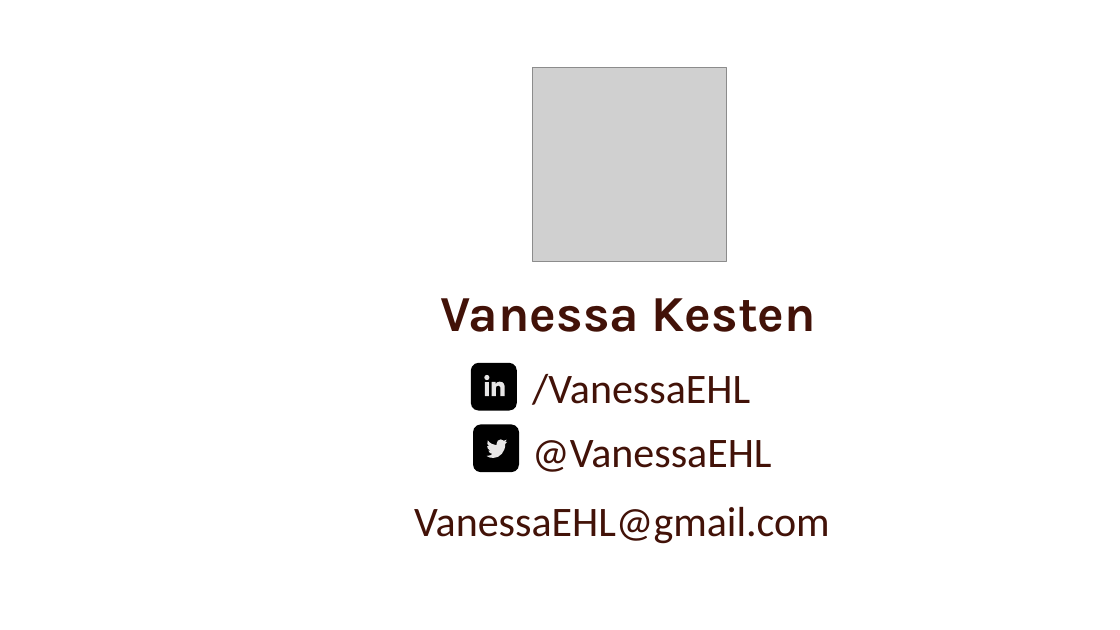
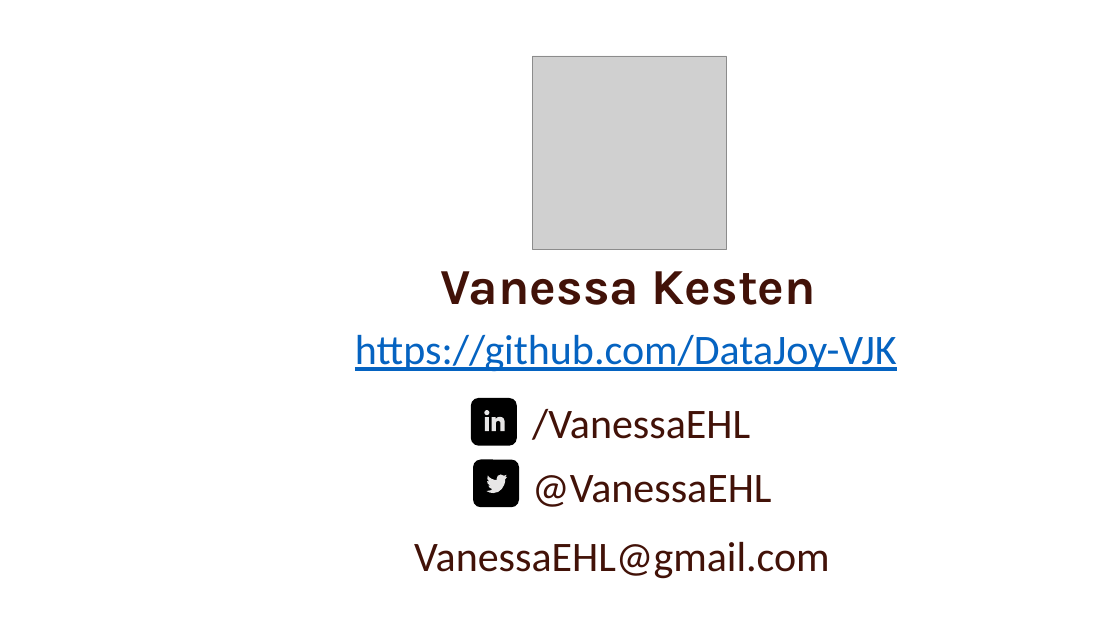
Before and after one commit to DataJoy-VJK/CharlieAndTheDataFactoryVJK, a slide deck: slide 27 of Charlie and the Data Factory.pptx. Drawn at 1120x630 pixels with LibreOffice and Linux fonts; fonts in the diff are those of the drawing; grey boxes stand for pictures; background and template pictures are left out. Boxes give left, top, right and bottom in pixels: in the first picture for what was removed or moved away, otherwise in the second. Text is boxed around its words. In the diff, an @@ line names an element or a change of style, - is before the commit and + after.

```diff
--- a/Charlie and the Data Factory.pptx
+++ b/Charlie and the Data Factory.pptx
@@ picture: place and size @@
-picture at [533, 67, 727, 261]
+picture at [533, 56, 727, 250]
@@ title "Vanessa Kesten": place and size @@
-title "Vanessa Kesten" at [441, 298, 816, 332]
+title "Vanessa Kesten" at [441, 271, 816, 305]
@@ text added at [355, 335, 897, 372], 36 pt, text #0563C1, underline @@
+https://github.com/DataJoy-VJK
@@ 2 texts, 2 freeform shapes, 2 rounded rectangles, 1 ellipse, 1 rectangle: place and size @@
-2 texts, 2 freeform shapes, 2 rounded rectangles, 1 ellipse, 1 rectangle at [414, 363, 830, 544]
+2 texts, 2 freeform shapes, 2 rounded rectangles, 1 ellipse, 1 rectangle at [414, 398, 830, 579]
```
